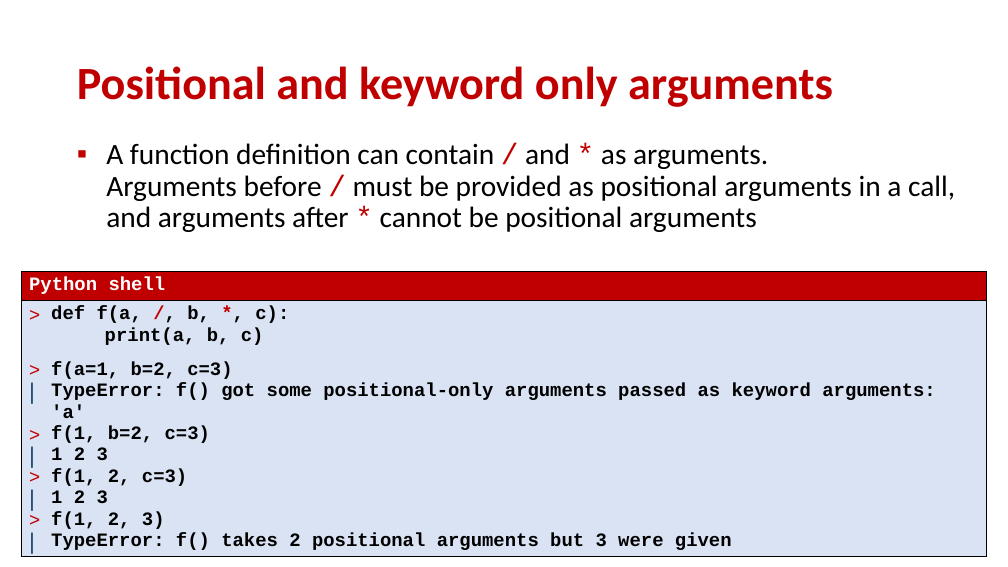
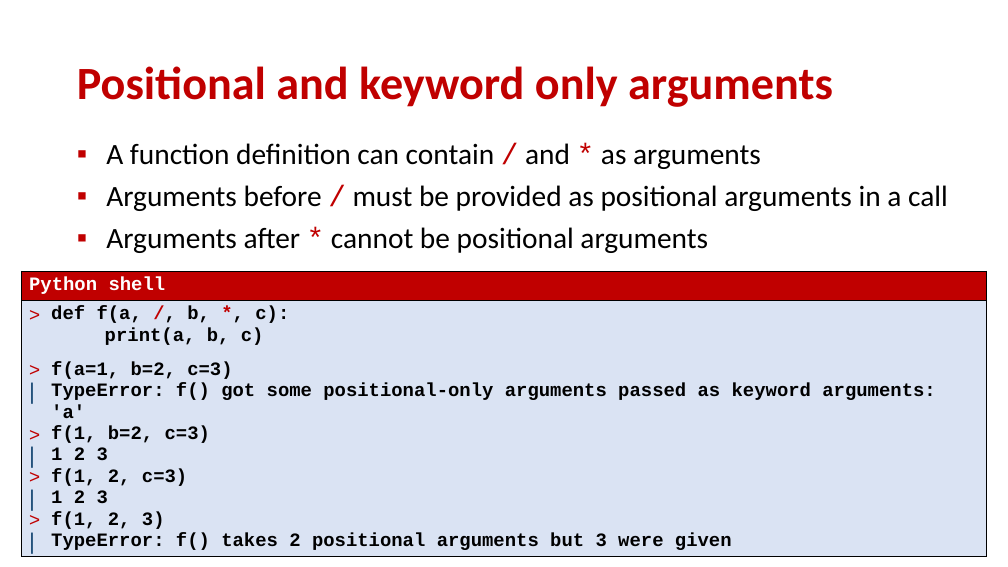
Before and after one commit to gsbrodal/gsbrodal.github.io, a slide deck: slide 29 of ipsa/slides/functions.pptx (slide 28 before the commit). Drawn at 1008x567 pixels with LibreOffice and Linux fonts; fonts in the diff are those of the drawing. Boxes give left, top, right and bottom in pixels: in the first picture for what was removed or moved away, otherwise in the second. Text is boxed around its words. In the diff, an @@ line names an element or a change of style, - is before the commit and + after.

Commit message:
update functional slides

```diff
--- a/ipsa/slides/functions.pptx
+++ b/ipsa/slides/functions.pptx
@@ text at (x1=106, y1=143, x2=948, y2=253): text changed @@
-▪ A function definition can contain / and * as arguments.
-  Arguments before / must be provided as positional arguments in a call, and arguments after * cannot be positional arguments
+▪ A function definition can contain / and * as arguments
+▪ Arguments before / must be provided as positional arguments in a call
+▪ Arguments after * cannot be positional arguments
```
Also in this commit, not shown: 9 other slides changed, 1 slide added, 2 other files.
